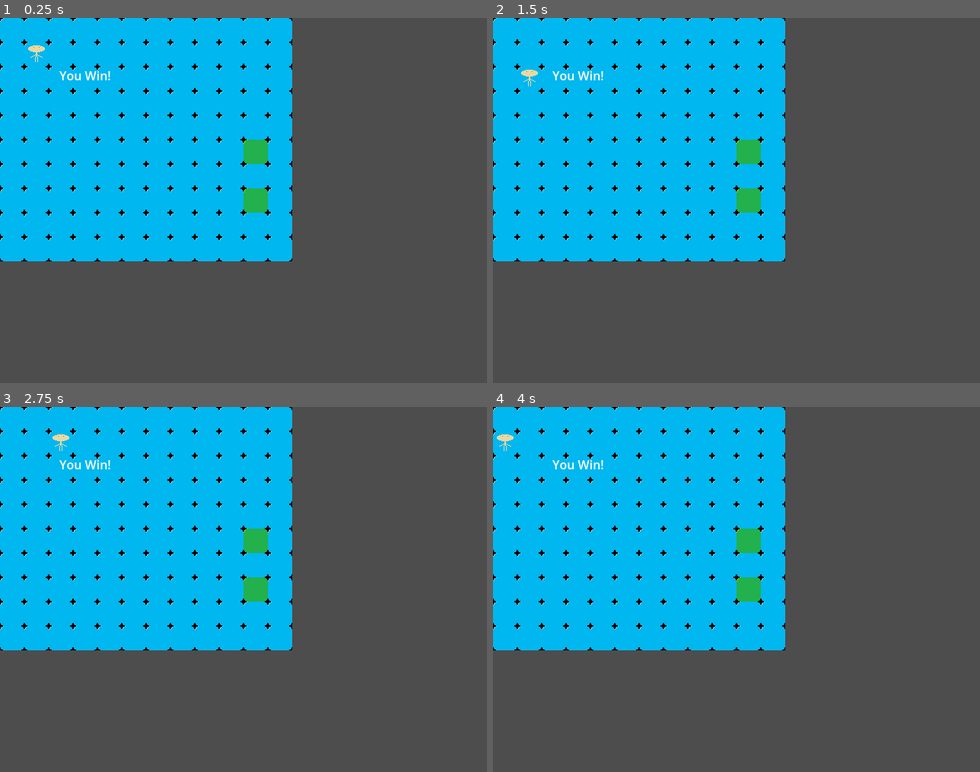
Above: before the commit, frames 1-4 (two rows, left to right).
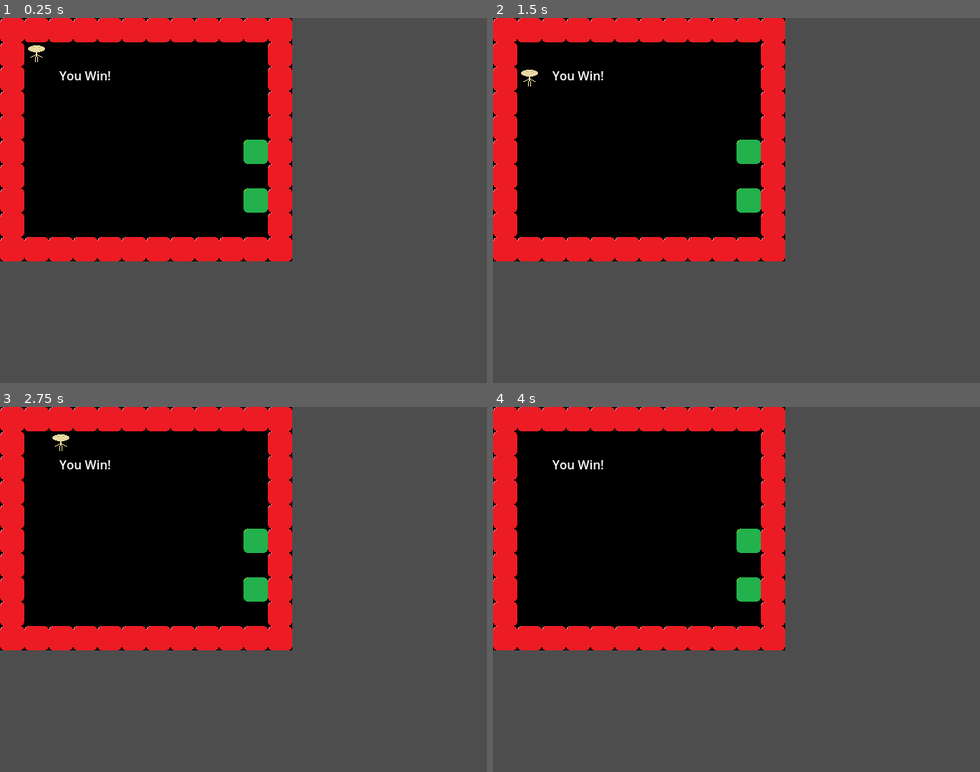
Above: after the commit, the same moments.

Repository: mrSun421/sudokoban
Game: Godot game, scene res://levels/level.tscn
Two runs of this game, one before a commit and one after it. Both use one fixed random seed, a clock stepped at 60 frames per second and the inputs below. The project has no main scene, so this scene is started directly.
Inputs:
- Up to frame 1 (0.25 s): no input
- Up to frame 2 (1.5 s): tap Enter at 0.5 s; hold Right (move_right) 0.53-1.28 s; tap R (reset_level) at 1.25 s; hold Down (move_down) from 1.28 s (still down)
- Up to frame 3 (2.75 s): tap R (reset_level) at 2 s; release Down (move_down) at 2.03 s; hold Right (move_right) from 2.03 s (still down)
- Up to frame 4 (4 s): tap R (reset_level) at 2.75, 3.5 s; release Right (move_right) at 2.78 s; hold Up (move_up) 2.78-3.53 s; hold Left (move_left) from 3.53 s (still down)

The runs differ from the first frame. In frame 1, 38% of the frame differs, in the area x 0-60%, y 0-67%; in frame 2, 38%; in frame 3, 38%; in frame 4, 38%.

Commit message:
moved files around and added wall spawning logic

Diff:
--- a/assets/player.tscn
+++ b/game_assets/player.tscn
@@ -1,6 +1,6 @@
 [gd_scene load_steps=2 format=3 uid="uid://l67hhlq58isn"]
 
-[ext_resource type="Texture2D" uid="uid://cvidppey4c4ce" path="res://assets/player.png" id="1_c4xky"]
+[ext_resource type="Texture2D" uid="uid://cvidppey4c4ce" path="res://art_assets/player.png" id="1_c4xky"]
 
 [node name="Player" type="Node2D"]
 
--- /dev/null
+++ b/game_assets/wall.tscn
@@ -0,0 +1,10 @@
+[gd_scene load_steps=2 format=3 uid="uid://brl4pv3jw8ky2"]
+
+[ext_resource type="Texture2D" uid="uid://b4ggpv43s58eq" path="res://art_assets/wall.png" id="1_4wreu"]
+
+[node name="Wall" type="Node2D"]
+
+[node name="Sprite2D" type="Sprite2D" parent="."]
+texture_filter = 1
+texture = ExtResource("1_4wreu")
+centered = false
--- a/levels/level.gd
+++ b/levels/level.gd
@@ -6,6 +6,7 @@
 const level_size: Vector2i = Vector2i(12, 10)
 const initial_box_positions: Array[Vector2i] = [Vector2i(2, 2), Vector2i(8, 7)]
 const final_box_positions: Array[Vector2i] = [Vector2i(10, 7), Vector2i(10, 5)]
+var wall_positions: Array[Vector2i] = []
 
 const inputs = {"move_right": Vector2i.RIGHT,
 			"move_left": Vector2i.LEFT,
@@ -21,6 +22,7 @@
 var player_position: Vector2i = initial_player_position
 
 var win_state: bool = false
+var wall_scene = preload("res://game_assets/wall.tscn")
 
 # Called when the node enters the scene tree for the first time.
 func _ready() -> void:
@@ -33,6 +35,18 @@
 	for box_ending_location in final_box_positions:
 		background_tilemaplayer.set_cell(box_ending_location, 0, Vector2i(0, 0))
 
+	# Walls
+	for i in range(level_size.x):
+		wall_positions.append(Vector2i(i, 0))
+		wall_positions.append(Vector2i(i, level_size.y - 1))
+	for i in range(level_size.y):
+		wall_positions.append(Vector2i(0, i))
+		wall_positions.append(Vector2i(level_size.x - 1, i))
+
+	for wall_position in wall_positions:
+		var wall: Node2D = wall_scene.instantiate()
+		wall.position = (wall_position * tile_size).snapped(Vector2i.ONE * tile_size)
+		add_child(wall)
 
 	# Player Initialization
 	player.position = (initial_player_position * tile_size).snapped(Vector2i.ONE * tile_size)
--- a/levels/level.tscn
+++ b/levels/level.tscn
@@ -1,25 +1,25 @@
 [gd_scene load_steps=6 format=3 uid="uid://ene55pesmso4"]
 
 [ext_resource type="Script" path="res://levels/level.gd" id="1_ivink"]
-[ext_resource type="PackedScene" uid="uid://l67hhlq58isn" path="res://assets/player.tscn" id="2_pdex0"]
-[ext_resource type="Texture2D" uid="uid://eflltpi7pr52" path="res://assets/background-tiles.png" id="2_t5mw4"]
+[ext_resource type="PackedScene" uid="uid://l67hhlq58isn" path="res://game_assets/player.tscn" id="2_pdex0"]
+[ext_resource type="Texture2D" uid="uid://duqbejqhnx8q6" path="res://art_assets/background-tiles.png" id="2_t5mw4"]
 
-[sub_resource type="TileSetAtlasSource" id="TileSetAtlasSource_u53op"]
+[sub_resource type="TileSetAtlasSource" id="TileSetAtlasSource_u50ey"]
 texture = ExtResource("2_t5mw4")
 texture_region_size = Vector2i(32, 32)
 0:0/0 = 0
 1:0/0 = 0
-2:0/0 = 0
 
-[sub_resource type="TileSet" id="TileSet_75n1t"]
+[sub_resource type="TileSet" id="TileSet_bfdvl"]
 tile_size = Vector2i(32, 32)
-sources/0 = SubResource("TileSetAtlasSource_u53op")
+sources/0 = SubResource("TileSetAtlasSource_u50ey")
+tile_proxies/coords_level = [[0, Vector2i(0, 0)], [2, Vector2i(0, 0)], [1, Vector2i(0, 0)], [2, Vector2i(1, 0)]]
 
 [node name="Level" type="Node2D"]
 script = ExtResource("1_ivink")
 
 [node name="Background" type="TileMapLayer" parent="."]
-tile_set = SubResource("TileSet_75n1t")
+tile_set = SubResource("TileSet_bfdvl")
 collision_enabled = false
 
 [node name="Player" parent="." instance=ExtResource("2_pdex0")]
Binary file added: art_assets/background-tiles.png
Not shown, changed: art_assets/background-tiles.png.import
Renamed: assets/goal.png -> art_assets/goal.png
Not shown, changed: art_assets/goal.png.import
Renamed: assets/lilypad.png -> art_assets/lilypad.png
Not shown, changed: art_assets/lilypad.png.import
Renamed: assets/mainmenu.png -> art_assets/mainmenu.png
Not shown, changed: art_assets/mainmenu.png.import
Renamed: assets/mainsquare.png -> art_assets/mainsquare.png
Not shown, changed: art_assets/mainsquare.png.import
Renamed: assets/player.png -> art_assets/player.png
Not shown, changed: art_assets/player.png.import
(and 5 more such lines)
